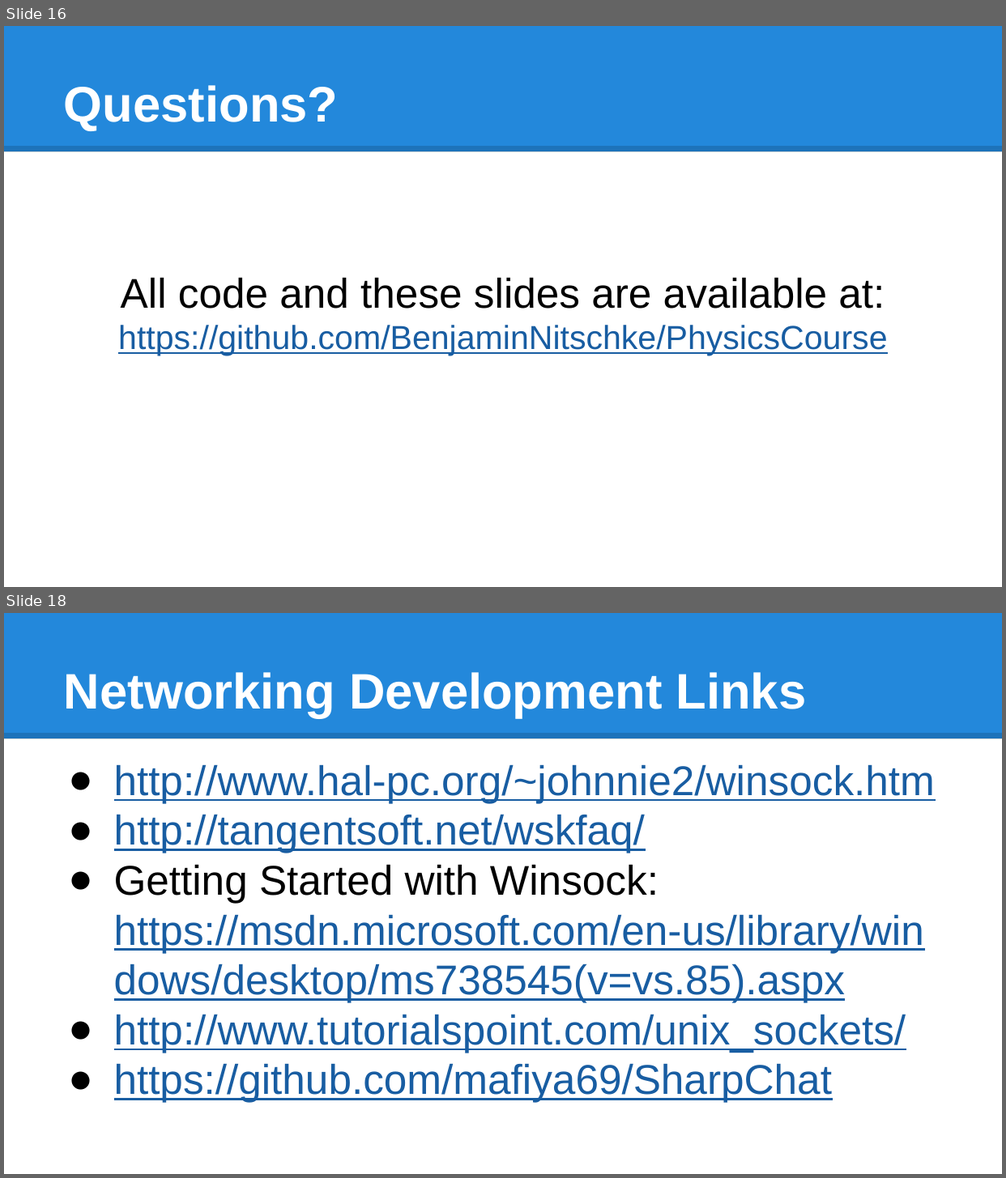
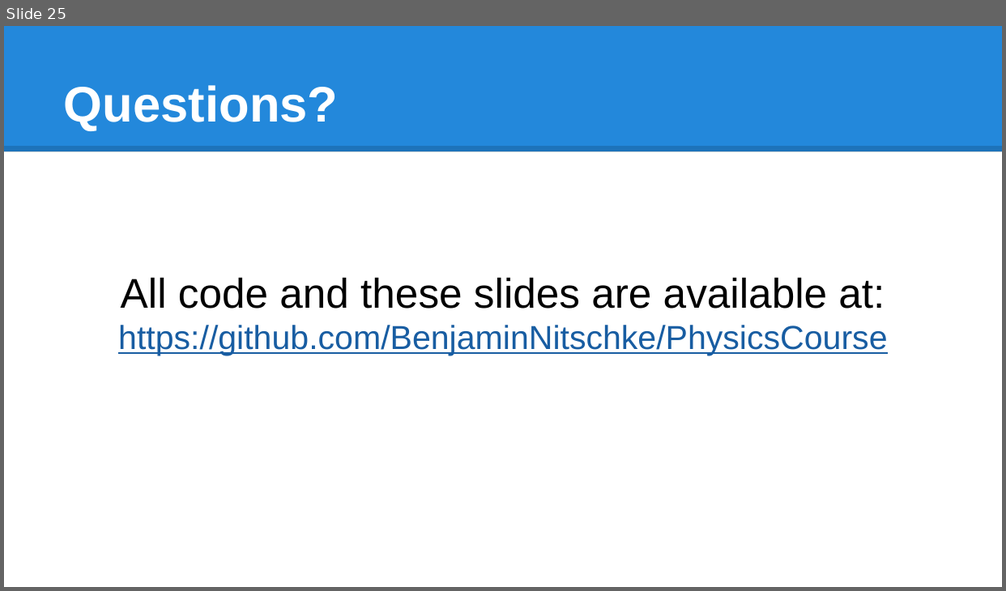
Before and after one commit to BenjaminNitschke/PhysicsCourse, a slide deck: Physics Course Games Academy July 2015.pptx. Shown one above the other, each under a label of ours: slides 16 and 18 before the commit, slide 25 after it; the slides between them are not shown. The pictures are 1006x1178 and 1006x591 pixels, drawn with LibreOffice and Linux fonts; fonts in the diff are those of the drawing. Boxes give left, top, right and bottom in pixels: in the first picture for what was removed or moved away, otherwise in the second. Text is boxed around its words. In the diff, an @@ line names an element or a change of style, - is before the commit and + after.

```diff
--- a/Physics Course Games Academy July 2015.pptx
+++ b/Physics Course Games Academy July 2015.pptx
@@ slide 18 removed at (4,613,1002,1174), background #FFFFFF; not listed: 2 template elements that a slide beside it also shows @@
@@ title removed at (64,672,807,718) @@
-Networking Development Links
@@ text removed at (114,764,935,1102) @@
-● http://www.hal-pc.org/~johnnie2/winsock.htm
-● http://tangentsoft.net/wskfaq/
-● Getting Started with Winsock: https://msdn.microsoft.com/en-us/library/windows/desktop/ms738545(v=vs.85).aspx
-● http://www.tutorialspoint.com/unix_sockets/
-● https://github.com/mafiya69/SharpChat
@@ what was slide 16 is now slide 25 @@
```
Also in this commit, not shown: 2 slides changed, 11 slides added, 1 other slide removed.
